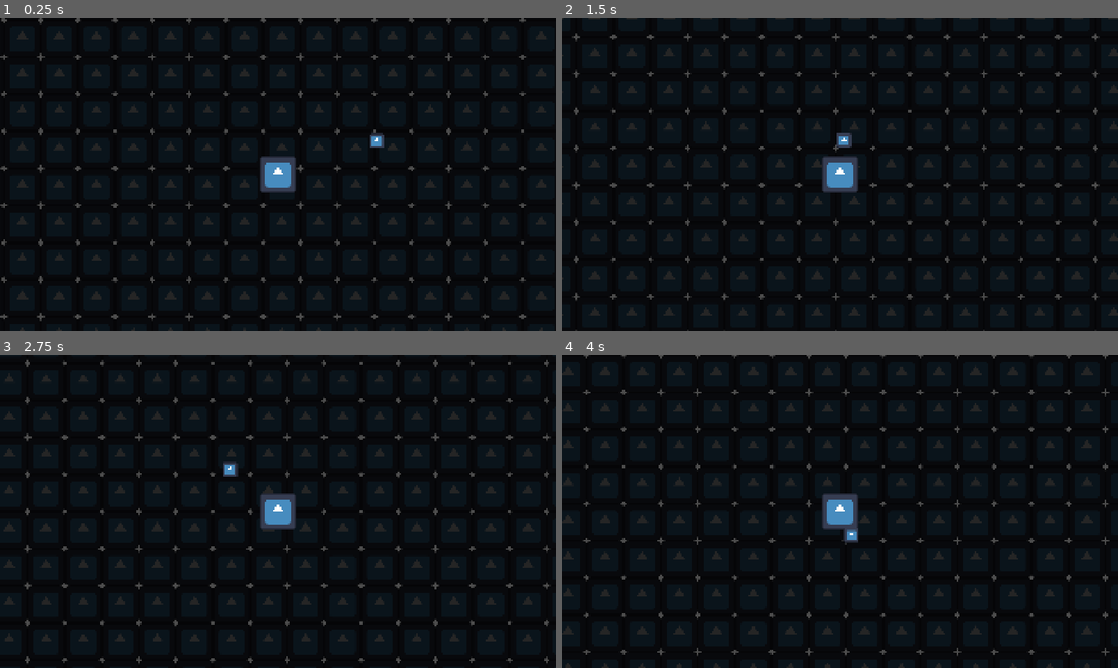
Above: before the commit, frames 1-4 (two rows, left to right).
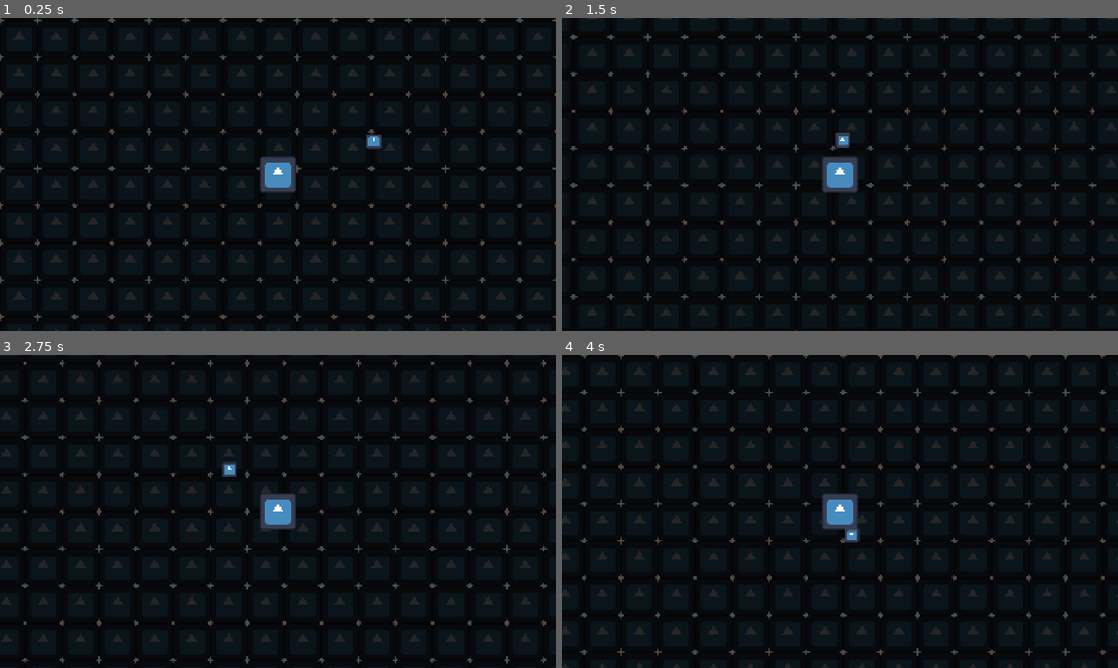
Above: after the commit, the same moments.

Repository: Lightbringer453/DungeonLB
Game: Godot game, scene res://scenes/main_game.tscn
The game is run twice, just before and just after one commit, with the same random seed, the same clock (stepped at 60 frames per second) and the same inputs. The engine's default icon, where the game draws it, is replaced by a stand-in: a white triangle on a blue panel in a dark square.
Inputs:
- Up to frame 1 (0.25 s): no input
- Up to frame 2 (1.5 s): hold Right (ui_right) 0.53-1.28 s; hold Down (ui_down) from 1.28 s (still down)
- Up to frame 3 (2.75 s): release Down (ui_down) at 2.03 s; hold Right (ui_right) from 2.03 s (still down)
- Up to frame 4 (4 s): release Right (ui_right) at 2.78 s; hold Up (ui_up) 2.78-3.53 s; hold Left (ui_left) from 3.53 s (still down)

The runs differ from the first frame. In frame 1, 5.2% of the frame differs, in the area x 0-100%, y 0-100%; in frame 2, 4.3%; in frame 3, 4.4%; in frame 4, 4.6%.

Commit message:
feat: add weapon scene and complete damage architecture

Diff:
--- a/scenes/enemies/slime.tscn
+++ b/scenes/enemies/slime.tscn
@@ -2,11 +2,16 @@
 
 [ext_resource type="Script" uid="uid://ccvn5u67soet2" path="res://scripts/enemies/slime.gd" id="1_ahq63"]
 [ext_resource type="Texture2D" uid="uid://dlqmned1lon18" path="res://icon.svg" id="1_rldp6"]
+[ext_resource type="Script" uid="uid://cpwf2i0vo70km" path="res://scripts/components/hurtbox_component.gd" id="3_4h4y0"]
+[ext_resource type="Script" uid="uid://bt5tdua0rmte7" path="res://scripts/components/health_component.gd" id="4_b58ev"]
 
 [sub_resource type="CircleShape2D" id="CircleShape2D_dvog6"]
 radius = 25.0
 
 [sub_resource type="CircleShape2D" id="CircleShape2D_a2bue"]
+radius = 26.0
+
+[sub_resource type="CircleShape2D" id="CircleShape2D_h70q2"]
 radius = 26.0
 
 [node name="Slime" type="CharacterBody2D" unique_id=688680531]
@@ -26,3 +31,13 @@
 
 [node name="CollisionShape2D" type="CollisionShape2D" parent="Hitbox" unique_id=1186910385]
 shape = SubResource("CircleShape2D_a2bue")
+
+[node name="Hurtbox" type="Area2D" parent="." unique_id=1610029280]
+script = ExtResource("3_4h4y0")
+
+[node name="CollisionShape2D" type="CollisionShape2D" parent="Hurtbox" unique_id=720123596]
+shape = SubResource("CircleShape2D_h70q2")
+
+[node name="HealthComponent" type="Node" parent="." unique_id=1755617451]
+script = ExtResource("4_b58ev")
+max_health = 30
--- a/scenes/main_game.tscn
+++ b/scenes/main_game.tscn
@@ -16,7 +16,7 @@
 stretch_mode = 1
 
 [node name="Player" parent="." unique_id=1889006784 instance=ExtResource("1_s3esy")]
-position = Vector2(542, 559)
+position = Vector2(553, 558)
 
 [node name="Slime" parent="." unique_id=688680531 instance=ExtResource("3_d2op2")]
 position = Vector2(912, 434)
--- a/scenes/player/player.tscn
+++ b/scenes/player/player.tscn
@@ -3,6 +3,8 @@
 [ext_resource type="Texture2D" uid="uid://dlqmned1lon18" path="res://icon.svg" id="1_4flbx"]
 [ext_resource type="Script" uid="uid://c27c3mr5urvev" path="res://scripts/player/player.gd" id="1_onrkg"]
 [ext_resource type="Script" uid="uid://bt5tdua0rmte7" path="res://scripts/components/health_component.gd" id="3_gmlin"]
+[ext_resource type="Script" uid="uid://cpwf2i0vo70km" path="res://scripts/components/hurtbox_component.gd" id="3_lvxji"]
+[ext_resource type="PackedScene" uid="uid://cdqtcpky7gl40" path="res://scenes/weapons/Sword.tscn" id="5_p47bc"]
 
 [sub_resource type="RectangleShape2D" id="RectangleShape2D_dvog6"]
 size = Vector2(108, 112)
@@ -26,9 +28,14 @@
 [node name="Hurtbox" type="Area2D" parent="." unique_id=1971677434]
 collision_layer = 2
 collision_mask = 0
+script = ExtResource("3_lvxji")
 
 [node name="CollisionShape2D" type="CollisionShape2D" parent="Hurtbox" unique_id=1219620198]
 shape = SubResource("CircleShape2D_dvog6")
 
 [node name="HealthComponent" type="Node" parent="." unique_id=1737332100]
 script = ExtResource("3_gmlin")
+
+[node name="WeaponPivot" type="Node" parent="." unique_id=1897280632]
+
+[node name="Sword" parent="WeaponPivot" unique_id=2117431512 instance=ExtResource("5_p47bc")]
--- /dev/null
+++ b/scenes/weapons/Sword.tscn
@@ -0,0 +1,18 @@
+[gd_scene format=3 uid="uid://cdqtcpky7gl40"]
+
+[ext_resource type="Script" uid="uid://ddthhsggnjsuj" path="res://scripts/weapons/sword.gd" id="1_m7h3f"]
+
+[sub_resource type="CircleShape2D" id="CircleShape2D_dvog6"]
+radius = 12.0
+
+[node name="Sword" type="Node2D" unique_id=2117431512]
+script = ExtResource("1_m7h3f")
+
+[node name="Sprite2D" type="Sprite2D" parent="." unique_id=674631014]
+
+[node name="Hitbox" type="Area2D" parent="." unique_id=1645194058]
+
+[node name="CollisionShape2D" type="CollisionShape2D" parent="Hitbox" unique_id=1890571943]
+shape = SubResource("CircleShape2D_dvog6")
+
+[node name="Timer" type="Timer" parent="." unique_id=336465079]
--- /dev/null
+++ b/scripts/components/hurtbox_component.gd
@@ -0,0 +1,12 @@
+extends Area2D
+
+@onready var health_component := $"../HealthComponent"
+
+func damage(amount: int) -> void:
+	if health_component == null:
+		push_warning("HealthComponent not found.")
+		return
+
+	health_component.take_damage(amount)
+
+	print("Player Health:", health_component.current_health)
--- a/scripts/enemies/slime.gd
+++ b/scripts/enemies/slime.gd
@@ -53,15 +53,7 @@
 	if not can_attack:
 		return
 
-	var target := hurtbox.get_parent()
-	var health_component := target.get_node_or_null("HealthComponent")
-
-	if health_component == null:
-		push_warning("Hedefte HealthComponent bulunamadı.")
-		return
-
-	health_component.take_damage(damage)
-	print("Player health: ", health_component.current_health)
+	hurtbox.damage(damage)
 
 	can_attack = false
 
--- /dev/null
+++ b/scripts/weapons/sword.gd
@@ -0,0 +1,16 @@
+extends Node2D
+
+@export var damage: int = 10
+@export var attack_interval: float = 0.8
+
+@onready var timer: Timer = $Timer
+
+
+func _ready() -> void:
+	timer.wait_time = attack_interval
+	timer.timeout.connect(_on_timer_timeout)
+	timer.start()
+
+
+func _on_timer_timeout() -> void:
+	print("Sword attack")
Not shown, added: scripts/components/hurtbox_component.gd.uid
Not shown, added: scripts/weapons/sword.gd.uid
